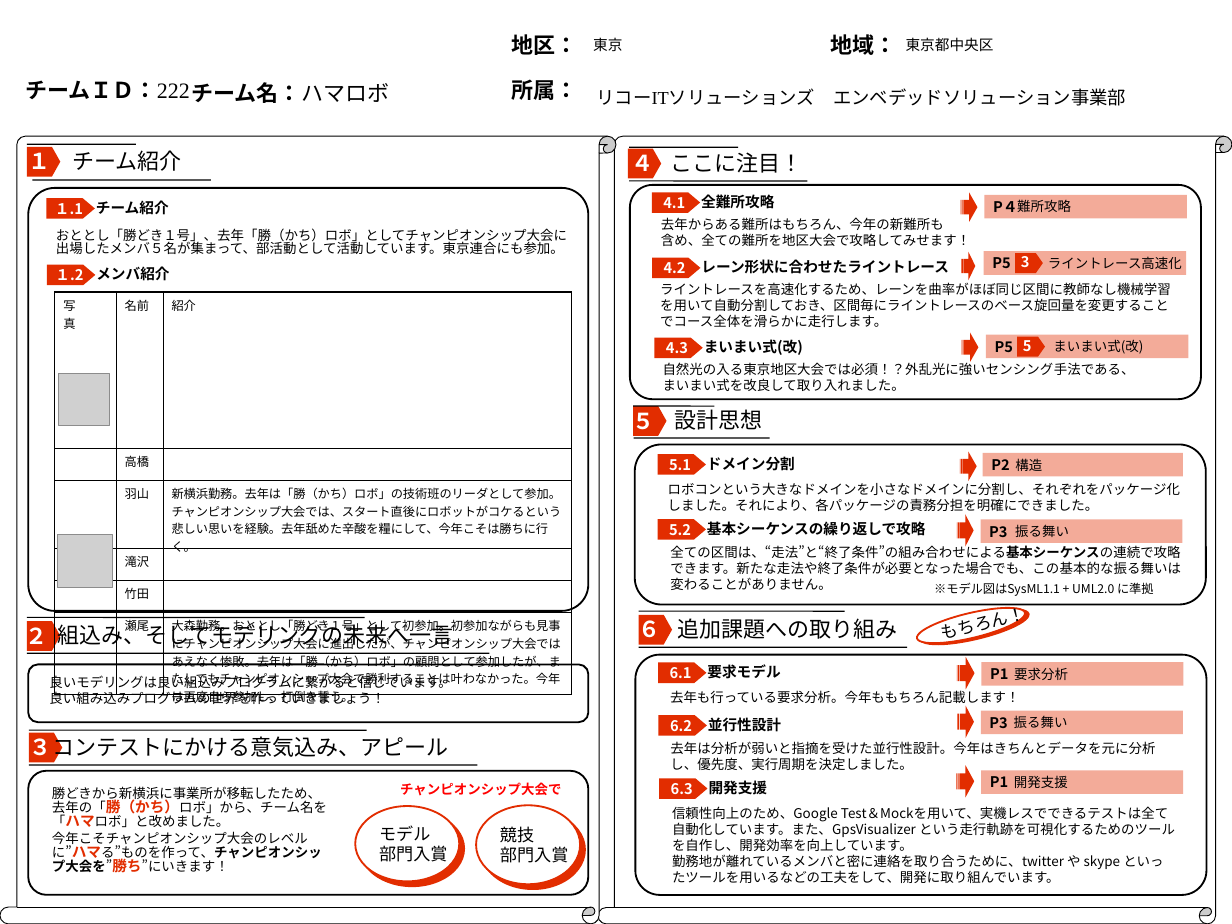
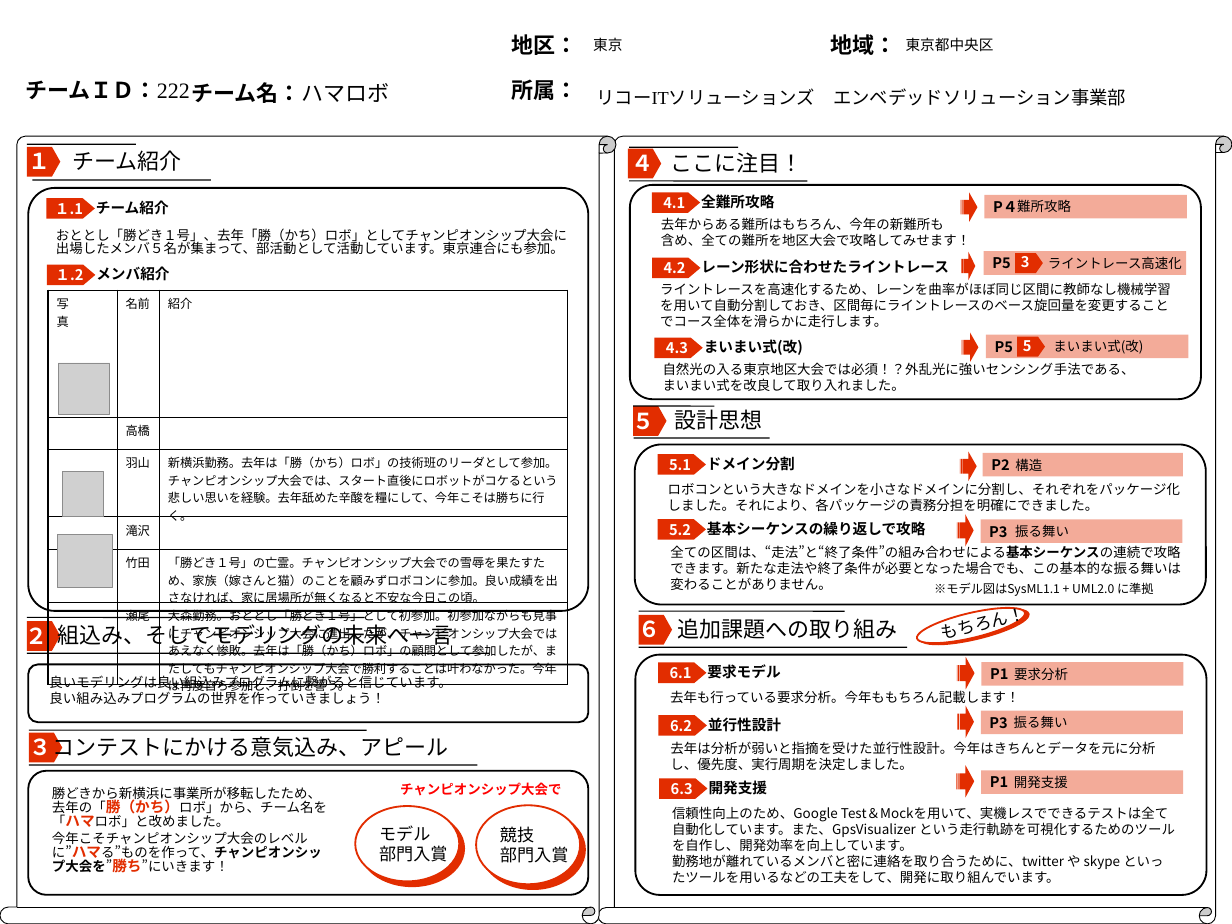
Before and after one commit to jrits/model2011, a slide deck: slide 1 of model_0/222_hamarobo_concept.ppt. Drawn at 1232x924 pixels with LibreOffice and Linux fonts; fonts in the diff are those of the drawing; grey boxes stand for pictures; background and template pictures are left out. Boxes give left, top, right and bottom in pixels: in the first picture for what was removed or moved away, otherwise in the second. Text is boxed around its words. In the diff, an @@ line names an element or a change of style, - is before the commit and + after.

Commit message:
竹田分のメンバ紹介を追加。

```diff
--- a/model_0/222_hamarobo_concept.ppt
+++ b/model_0/222_hamarobo_concept.ppt
@@ table at (48, 290, 568, 699) @@
-row 5, column 3: 
+row 5, column 3: 「勝どき１号」の亡霊。チャンピオンシップ大会での雪辱を果たすため、家族（嫁さんと猫）のことを顧みずロボコンに参加。良い成績を出さなければ、家に居場所が無くなると不安な今日この頃。
@@ table: place and size @@
-table at (55, 292, 571, 708)
+table at (48, 290, 568, 699)
@@ picture: place and size @@
-picture at (58, 374, 110, 426)
+picture at (58, 363, 110, 415)
@@ picture added at (63, 472, 105, 517) @@
```
